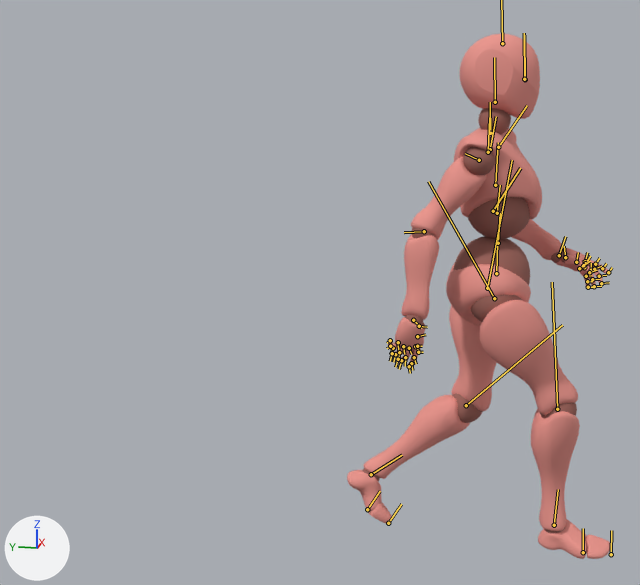
The FBX model RenegatesTestProject/Assets/Meshes/Walking.fbx as it was, and as the next commit left it.
The view is the same before and after, from a 50 mm lens placed at (-2.93, -1.38, 1.63), pointed at (0.03, -0.78, 0.89). Arrows for +X, +Y and +Z are at lower left; the lights stay in place. Both versions are drawn at frame 25 of the action 'mixamo.com'; the numbers are the values there. The bones that bend it are drawn over the model as lines.

The first picture shows 'Beta_Joints', 'Beta_Surface'.
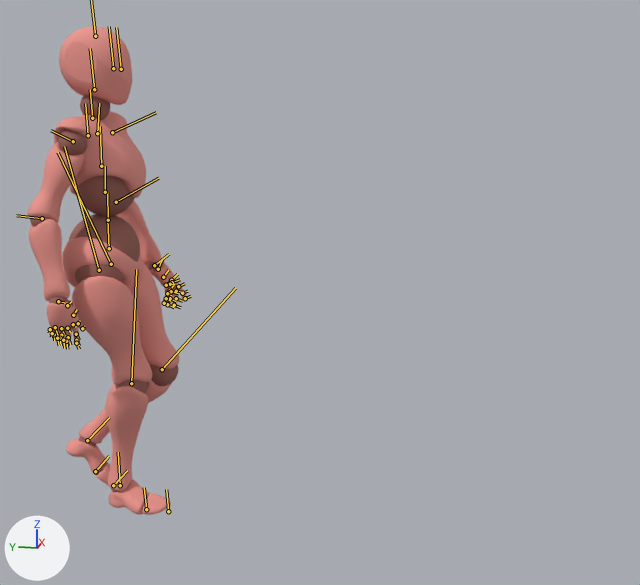
Pixel boxes (x1, y1, x2, y2) of what changed, in the pictures (640 x 585 px):
'Beta_Surface', posed (40% narrower, 7% shorter)
    before: (347, 34, 611, 559)
    after: (28, 27, 187, 515)
'Beta_Joints', posed (36% narrower)
    before: (362, 108, 604, 541)
    after: (30, 95, 184, 503)
bone 'mixamorig:Hips', root to tip
    before: (496, 273) to (497, 242)
    after: (109, 248) to (107, 219)
bone 'mixamorig:Spine', root to tip
    before: (498, 243) to (500, 213)
    after: (108, 220) to (107, 192)
bone 'mixamorig:Spine1', root to tip
    before: (497, 213) to (500, 185)
    after: (105, 192) to (105, 166)
bone 'mixamorig:Spine2', root to tip
    before: (495, 185) to (498, 142)
    after: (101, 166) to (100, 126)
bone 'mixamorig:Neck', root to tip
    before: (490, 133) to (490, 102)
    after: (92, 118) to (90, 89)
bone 'mixamorig:Head', root to tip
    before: (495, 102) to (494, 57)
    after: (94, 89) to (90, 48)
bone 'mixamorig:LeftShoulder', root to tip
    before: (490, 149) to (496, 116)
    after: (97, 133) to (99, 103)
bone 'mixamorig:LeftArm', root to tip
    before: (498, 147) to (527, 105)
    after: (112, 132) to (156, 112)
bone 'mixamorig:LeftForeArm', root to tip
    before: (493, 211) to (520, 168)
    after: (116, 202) to (158, 178)
bone 'mixamorig:LeftHand', root to tip
    before: (559, 255) to (565, 236)
    after: (154, 265) to (169, 254)
bone 'mixamorig:RightShoulder', root to tip
    before: (488, 152) to (489, 117)
    after: (88, 135) to (85, 103)
bone 'mixamorig:RightArm', root to tip
    before: (479, 160) to (465, 153)
    after: (73, 141) to (51, 130)
bone 'mixamorig:RightForeArm', root to tip
    before: (424, 231) to (404, 232)
    after: (42, 218) to (16, 215)
bone 'mixamorig:RightHand', root to tip
    before: (413, 320) to (421, 328)
    after: (58, 301) to (64, 302)
bone 'mixamorig:RightHandRing1', root to tip
    before: (403, 346) to (404, 354)
    after: (61, 328) to (64, 335)
bone 'mixamorig:RightHandMiddle1', root to tip
    before: (409, 348) to (411, 354)
    after: (67, 328) to (70, 332)
bone 'mixamorig:RightHandIndex1', root to tip
    before: (415, 346) to (419, 350)
    after: (73, 324) to (76, 327)
bone 'mixamorig:RightHandThumb1', root to tip
    before: (419, 326) to (427, 327)
    after: (67, 305) to (71, 301)
bone 'mixamorig:LeftUpLeg', root to tip
    before: (487, 288) to (512, 160)
    after: (111, 264) to (58, 152)
bone 'mixamorig:LeftLeg', root to tip
    before: (466, 405) to (562, 325)
    after: (162, 369) to (235, 288)
bone 'mixamorig:LeftFoot', root to tip
    before: (371, 474) to (402, 455)
    after: (87, 440) to (109, 417)
bone 'mixamorig:LeftToeBase', root to tip
    before: (367, 509) to (380, 491)
    after: (95, 471) to (109, 456)
bone 'mixamorig:RightUpLeg', root to tip
    before: (494, 298) to (428, 181)
    after: (99, 270) to (64, 146)
bone 'mixamorig:RightLeg', root to tip
    before: (557, 409) to (552, 282)
    after: (131, 383) to (136, 269)
bone 'mixamorig:RightFoot', root to tip
    before: (554, 525) to (558, 489)
    after: (120, 485) to (118, 452)

The edits, one by one:
Bone 'mixamorig:Hips' (bone_mixamorig_hips) moves from (1.6, -5.7, 136.6) to (0.6, -2.3, -0.7).
Bone 'mixamorig:Hips' (bone_mixamorig_hips) turns from (-1, 9, -1) to (-1, 10, -5) degrees about its own x, y and z.
Bone 'mixamorig:Spine' (bone_mixamorig_spine) turns from (2, -2, 2) to (3, -1, 3) degrees about its own x, y and z.
Bone 'mixamorig:Spine1' (bone_mixamorig_spine1) turns from (2, -5, 0) to (2, -2, 1) degrees about its own x, y and z.
Bone 'mixamorig:Spine2' (bone_mixamorig_spine2) turns from (-3, -5, 0) to (-3, -2, 0) degrees about its own x, y and z.
Bone 'mixamorig:Neck' (bone_mixamorig_neck) turns from (-4, 0, -2) to (-3, -1, -1) degrees about its own x, y and z.
Bone 'mixamorig:Head' (bone_mixamorig_head) turns from (0, 0, 0) to (-1, -4, 0) degrees about its own x, y and z.
Bone 'mixamorig:LeftShoulder' (bone_mixamorig_leftshoulder) turns from (8, -24, 1) to (8, -21, 0) degrees about its own x, y and z.
Bone 'mixamorig:LeftArm' (bone_mixamorig_leftarm) turns from (-8, 7, -64) to (-4, 3, -77) degrees about its own x, y and z.
Bone 'mixamorig:LeftForeArm' (bone_mixamorig_leftforearm) turns from (0, -66, 0) to (0, -36, 0) degrees about its own x, y and z.
Bone 'mixamorig:LeftHand' (bone_mixamorig_lefthand) turns from (16, -18, 6) to (19, -21, -2) degrees about its own x, y and z.
Bone 'mixamorig:RightShoulder' (bone_mixamorig_rightshoulder) turns from (-1, 1, 5) to (0, 5, 5) degrees about its own x, y and z.
Bone 'mixamorig:RightArm' (bone_mixamorig_rightarm) turns from (-6, -36, 79) to (4, -22, 73) degrees about its own x, y and z.
Bone 'mixamorig:RightForeArm' (bone_mixamorig_rightforearm) turns from (0, 31, 0) to (0, 33, 0) degrees about its own x, y and z.
Bone 'mixamorig:RightHand' (bone_mixamorig_righthand) turns from (30, -4, 8) to (26, 6, 7) degrees about its own x, y and z.
Bone 'mixamorig:RightHandRing1' (bone_mixamorig_righthandring1) turns from (-3, -9, 31) to (-5, -7, 41) degrees about its own x, y and z.
Bone 'mixamorig:RightHandMiddle1' (bone_mixamorig_righthandmiddle1) turns from (-1, -6, 10) to (-2, -8, 23) degrees about its own x, y and z.
Bone 'mixamorig:RightHandIndex1' (bone_mixamorig_righthandindex1) turns from (1, 3, -1) to (-1, 1, 11) degrees about its own x, y and z.
Bone 'mixamorig:RightHandThumb1' (bone_mixamorig_righthandthumb1) turns from (20, -9, -19) to (14, -4, -19) degrees about its own x, y and z.
Bone 'mixamorig:LeftUpLeg' (bone_mixamorig_leftupleg) turns from (8, 8, 6) to (-22, 0, 3) degrees about its own x, y and z.
Bone 'mixamorig:LeftLeg' (bone_mixamorig_leftleg) turns from (38, -10, 1) to (64, -5, 5) degrees about its own x, y and z.
Bone 'mixamorig:LeftFoot' (bone_mixamorig_leftfoot) turns from (10, -8, -6) to (1, 0, -1) degrees about its own x, y and z.
Bone 'mixamorig:LeftToeBase' (bone_mixamorig_lefttoebase) turns from (-25, 2, 7) to (-2, 0, 0) degrees about its own x, y and z.
Bone 'mixamorig:RightUpLeg' (bone_mixamorig_rightupleg) turns from (-30, -10, 8) to (-11, -11, 12) degrees about its own x, y and z.
Bone 'mixamorig:RightLeg' (bone_mixamorig_rightleg) turns from (24, 3, -2) to (17, 2, -1) degrees about its own x, y and z.
Bone 'mixamorig:RightFoot' (bone_mixamorig_rightfoot) turns from (8, -5, -3) to (-7, -5, -4) degrees about its own x, y and z.
